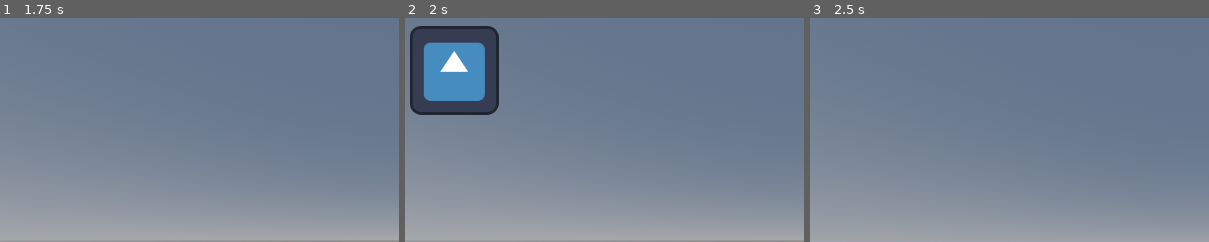
Above: before the commit, frames 1-3 (left to right).
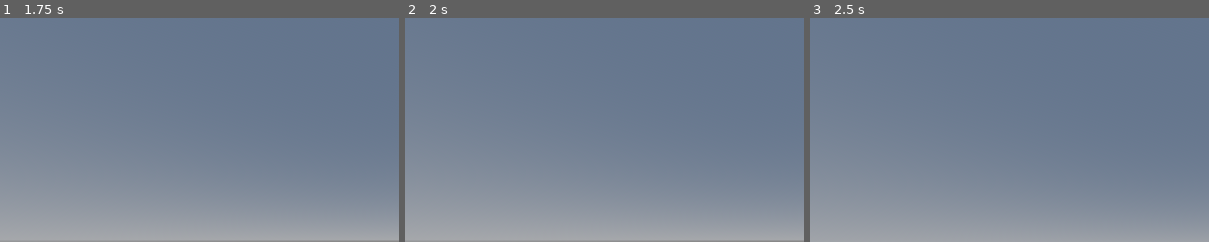
Above: after the commit, the same moments.

Repository: DISN-kolo/godot-3d-runner-controller
Game: Godot game, scene res://scenes/world.tscn
The game is run twice, just before and just after one commit, with the same random seed, the same clock (stepped at 60 frames per second) and the same inputs. The engine's default icon, where the game draws it, is replaced by a stand-in: a white triangle on a blue panel in a dark square.
Inputs (mouse positions are % of the whole screen's width and height, from its top left):
- Up to frame 1 (1.75 s): tap Enter (ui_accept) at 0.5, 0.77, 0.8, 1.07, 1.35, 1.52 s; move the mouse to (55, 50) at 0.52 s; hold Up (ui_up) from 0.53 s (still down); tap Ctrl (crouch) at 0.6, 1.55 s; move the mouse to (45, 50) at 1.27 s
- Up to frame 2 (2 s): keep holding Up (ui_up); tap Enter (ui_accept) at 1.82 s
- Up to frame 3 (2.5 s): keep holding Up (ui_up); move the mouse to (52, 48) at 2.02 s; tap Ctrl (crouch) at 2.1 s; tap Enter (ui_accept) at 2.3 s
The pictures show only the part of the screen within x 0-50%, y 0-50%; the shares and areas given below are measured in that part.

Frame 1 is identical in both runs. In frame 2, 8.7% of the frame differs, in the area x 1-24%, y 3-44%; in frame 3, nothing differs.

Commit message:
crouching

Diff:
--- a/scenes/world.tscn
+++ b/scenes/world.tscn
@@ -115,6 +115,13 @@
 spot_range = 1.2
 spot_angle = 1.0
 
+[node name="upcheck" type="Node3D" parent="Player"]
+transform = Transform3D(1, 0, 0, 0, 1, 0, 0, 0, 1, 0, 1, 0)
+
+[node name="RayCast3D" type="RayCast3D" parent="Player/upcheck"]
+target_position = Vector3(0, 0.995, 0)
+debug_shape_custom_color = Color(1, 0, 0, 1)
+
 [node name="LevelCSG" type="Node3D" parent="."]
 transform = Transform3D(1, 0, 0, 0, 1, 0, 0, 0, 1, 0, -17, 0)
 
--- a/scripts/OurGuy.gd
+++ b/scripts/OurGuy.gd
@@ -33,6 +33,7 @@
 @onready var hud = $Node3D/CanvasLayer/interface
 @onready var collision = $CollisionShape3D
 @onready var mesh = $MeshInstance3D
+@onready var upcheck = $upcheck/RayCast3D
 
 var is_climbing = false
 var is_crouching = false
@@ -61,25 +62,41 @@
 
 	# crouching
 	if Input.is_action_just_pressed("crouch"):
-		is_crouching = not is_crouching
-		if is_crouching:
-			movement_multiplier = 0.5
-			collision.scale.y = 0.5
-			collision.position.y = 0.5001
-			mesh.scale.y = 0.5
-			mesh.position.y = 0.5
-			head.position.y = 1.0
-			upper_raycasts.position.y = -0.5
-			frontnode.scale.y = 0.5
-		else:
-			movement_multiplier = 1.0
-			collision.scale.y = 1.0
-			collision.position.y = 1.0001
-			mesh.scale.y = 1.0
-			mesh.position.y = 1.0
-			head.position.y = 1.51
-			upper_raycasts.position.y = 0.0
-			frontnode.scale.y = 1.0
+		upcheck.force_raycast_update()
+		if is_crouching and not upcheck.is_colliding():
+			is_crouching = false
+		elif not is_crouching:
+			is_crouching = true
+#		print("crouchpress")
+#		if is_crouching:
+#			print("crouching already")
+#			upcheck.force_raycast_update()
+#		if not upcheck.is_colliding():
+#			print("roof is clean")
+#			is_crouching = not is_crouching
+#			print("current crouching status changed to ", is_crouching)
+#		else:
+		if not upcheck.is_colliding():
+			if is_crouching:
+				print("beginning crouch")
+				movement_multiplier = 0.5
+				collision.scale.y = 0.5
+				collision.position.y = 0.5001
+				mesh.scale.y = 0.5
+				mesh.position.y = 0.5
+				head.position.y = 1.0
+				upper_raycasts.position.y = -0.5
+				frontnode.scale.y = 0.5
+			elif not is_crouching:
+				print("ending crouch")
+				movement_multiplier = 1.0
+				collision.scale.y = 1.0
+				collision.position.y = 1.0001
+				mesh.scale.y = 1.0
+				mesh.position.y = 1.0
+				head.position.y = 1.51
+				upper_raycasts.position.y = 0.0
+				frontnode.scale.y = 1.0
 	# Add the gravity.
 	if not is_on_floor():
 #		if not can_climb():
@@ -190,9 +207,11 @@
 	var can_climb_var = false
 	for i in range(19, 0, -1):
 		one_frontal_raycast.position.y = i/10.0
+		one_frontal_raycast.force_raycast_update()
 		if one_frontal_raycast.is_colliding():
 			can_climb_var = true
 	for oneraycast in upper_raycasts.get_children():
+		oneraycast.force_raycast_update()
 		if oneraycast.is_colliding():
 			can_climb_var = false
 #	print("can climb")
